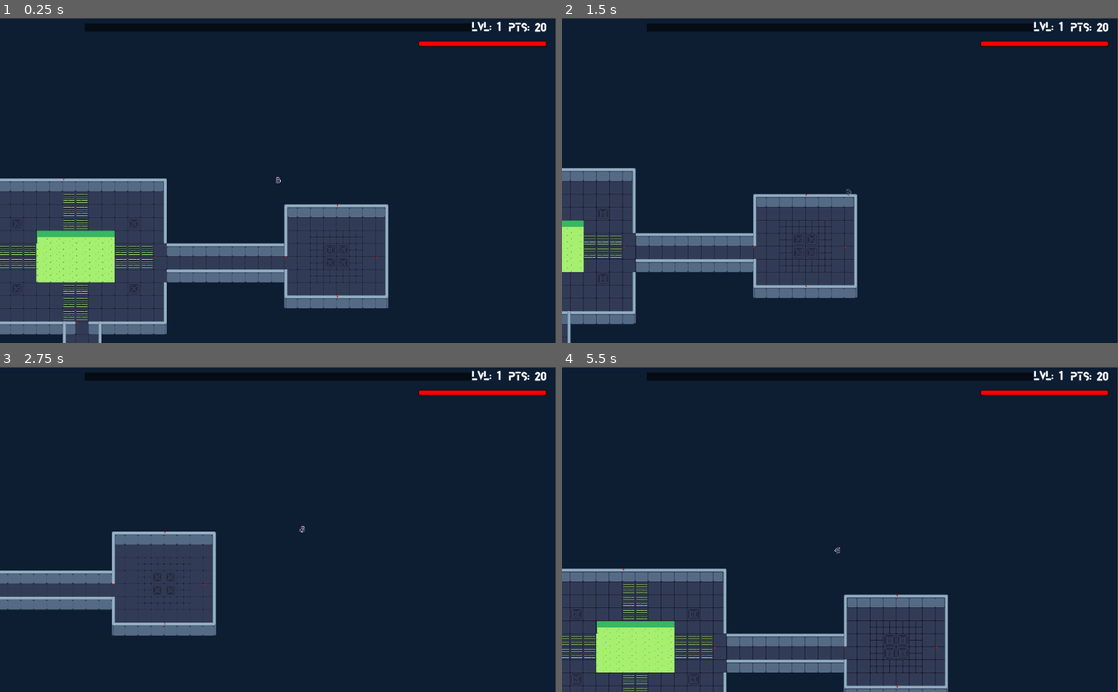
Above: before the commit, frames 1-4 (two rows, left to right).
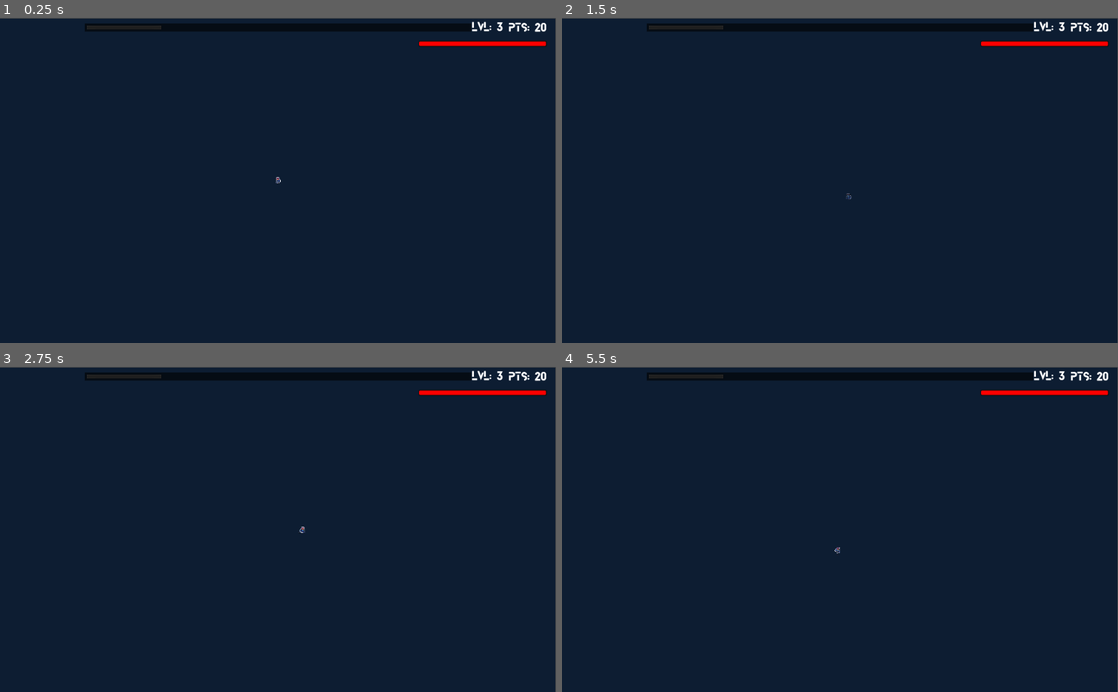
Above: after the commit, the same moments.

Repository: Manteater/H446_NEA
Game: Godot game, scene res://Source/Levels/Dungeon.tscn
Same seed, same stepped clock (60 frames per second), same inputs: the game is played once before the commit and once after it. The engine's default icon, where the game draws it, is replaced by a stand-in: a white triangle on a blue panel in a dark square.
Inputs (mouse positions are in pixels of both pictures, inside the frame that each line leads up to):
- Up to frame 1 (0.25 s): no input
- Up to frame 2 (1.5 s): tap Enter at 0.5 s; move the mouse to (962, 164) at 0.52 s; hold D (move_right) 0.53-1.28 s; tap E (Interact) at 0.6, 1.35 s; move the mouse to (728, 196) at 1.27 s; hold S (move_down) from 1.28 s (still down)
- Up to frame 3 (2.75 s): move the mouse to (333, 458) at 2.02 s; release S (move_down) at 2.03 s; hold D (move_right) from 2.03 s (still down); hold Right mouse button (dash) from 2.03 s (still down); tap E (Interact) at 2.3 s
- Up to frame 4 (5.5 s): move the mouse to (812, 594) at 2.77 s; release D (move_right) at 2.78 s; release Right mouse button (dash) at 2.78 s; hold W (move_up) 2.78-3.53 s; click (812, 594) at 2.85 s; tap E (Interact) at 3.05, 3.6, 4.35, 5.3 s; move the mouse to (1006, 578) at 3.52 s; hold A (move_left) 3.53-5.03 s; move the mouse to (673, 480) at 4.27 s; move the mouse to (867, 529) at 5.02 s; hold S (move_down) from 5.03 s (still down); hold Right mouse button (dash) from 5.03 s (still down)

The runs differ from the first frame. In frame 1, 23% of the frame differs, in the area x 0-91%, y 1-100%; in frame 2, 14%; in frame 3, 8.5%; in frame 4, 18%.

Commit message:
just some testing

Diff:
--- a/Source/Actors/Player.gd
+++ b/Source/Actors/Player.gd
@@ -138,5 +138,5 @@
 	if interactions:
 		var curInteraction = interactions[0]#fetches the object at index 0
 		match curInteraction.interactValue:#matches the interact value with a given action
-			"open Shop": stats.speed = 1000#in this case the shop will open
+			"open Shop": $CanvasLayer/HUD/Shop.visible=true#in this case the shop will open
 			"open skillTree": handleSkillTree()
--- a/Source/Levels/Dungeon.gd
+++ b/Source/Levels/Dungeon.gd
@@ -5,4 +5,4 @@
 	#LevelGenerator.wall = $wall
 	LevelGenerator.ground = $ground
 	LevelGenerator.border=$border
-	LevelGenerator.generateMap(8)#test
+	LevelGenerator.generateMap(-11)#test
--- a/Source/Levels/testWorld.tscn
+++ b/Source/Levels/testWorld.tscn
@@ -1,12 +1,18 @@
-[gd_scene load_steps=6 format=2]
+[gd_scene load_steps=7 format=2]
 
 [ext_resource path="res://Source/Actors/Player.tscn" type="PackedScene" id=1]
 [ext_resource path="res://Assets/Tiles/floorTiles.tres" type="TileSet" id=2]
 [ext_resource path="res://Assets/Tiles/wallTiles.tres" type="TileSet" id=3]
 [ext_resource path="res://Source/UI/HUD.tscn" type="PackedScene" id=4]
 [ext_resource path="res://Source/Prop stuff/NPC.tscn" type="PackedScene" id=5]
+[ext_resource path="res://Source/Prop stuff/Acid.tscn" type="PackedScene" id=6]
 
 [node name="testWorld" type="Node2D"]
+
+[node name="Acid" parent="." instance=ExtResource( 6 )]
+
+[node name="acid" parent="Acid" index="0"]
+tile_data = PoolIntArray( 393216, 3, 0, 393217, 2, 0, 393218, 2, 0, 393219, 2, 0, 393220, 2, 0, 393221, 2, 0, 393222, 2, 0, 393223, 2, 0, 458752, 1, 0, 458753, 0, 0, 458754, 0, 0, 458755, 0, 0, 458756, 0, 0, 458757, 0, 0, 458758, 0, 0, 458759, 0, 0, 524288, 1, 0, 524289, 0, 0, 524290, 0, 0, 524291, 0, 0, 524292, 0, 0, 524293, 0, 0, 524294, 0, 0, 524295, 0, 0 )
 
 [node name="TileMap" type="TileMap" parent="."]
 tile_set = ExtResource( 2 )
@@ -33,3 +39,5 @@
 layer = 99
 
 [node name="HUD" parent="CanvasLayer" instance=ExtResource( 4 )]
+
+[editable path="Acid"]
--- a/Source/Prop stuff/Acid.gd
+++ b/Source/Prop stuff/Acid.gd
@@ -2,25 +2,19 @@
 
 export var damage = 10
 var doDamage = false#stores wether it is possible to apply damage to the body
-var Body = null#stores the node that is currently being damaged by the acid
-var canDamage=true
-func _physics_process(delta):
-	if doDamage:
-		if canDamage:
-			Body.applyDamage(damage)#the bodie's applyDamage function is called in order to reduce its health
-			doDamage = false
-			yield(get_tree().create_timer(0.35), "timeout")#the script is paused for 0.35s
-			#during this time the player cannot take damage
-			doDamage = true
+
+
 
 func _on_Acid_body_entered(body):
+	doDamage = true
 	#this triggers when the player enters the tilemap collison area
 	if body.is_in_group("Player"):#checks if it is the player
-		doDamage = true#sets the doDamage to true
-		Body = body
+		while doDamage:#while the player is in the acid they take damage
+			body.applyDamage(damage)
+			yield(get_tree().create_timer(0.35), "timeout")#the script is paused for 0.35s
+
 
 func _on_Acid_body_exited(body):
 	#this triggers when the player leaves the tilemap collsiion area
 	if body.is_in_group("Player"):#checks if it is the player
 		doDamage = false#sets the doDamage to false
-		Body=body
--- a/Source/Tools/Character.gd
+++ b/Source/Tools/Character.gd
@@ -5,12 +5,12 @@
 export var dashSpeed := 1000
 export var health: int
 
-export var level := 1
-export var xp := 0
+export var level := 3
+export var xp := 20
 export var xpPoints := 20
 export var maxHealth := 100
 export var xpNeeded = 100
-export var money = 19
+export var money = 40
 
 export var bulletSpeed = 1000#the speed that the bullet will travel at
 export var cooldown = 5#this is the cooldown in between shots
